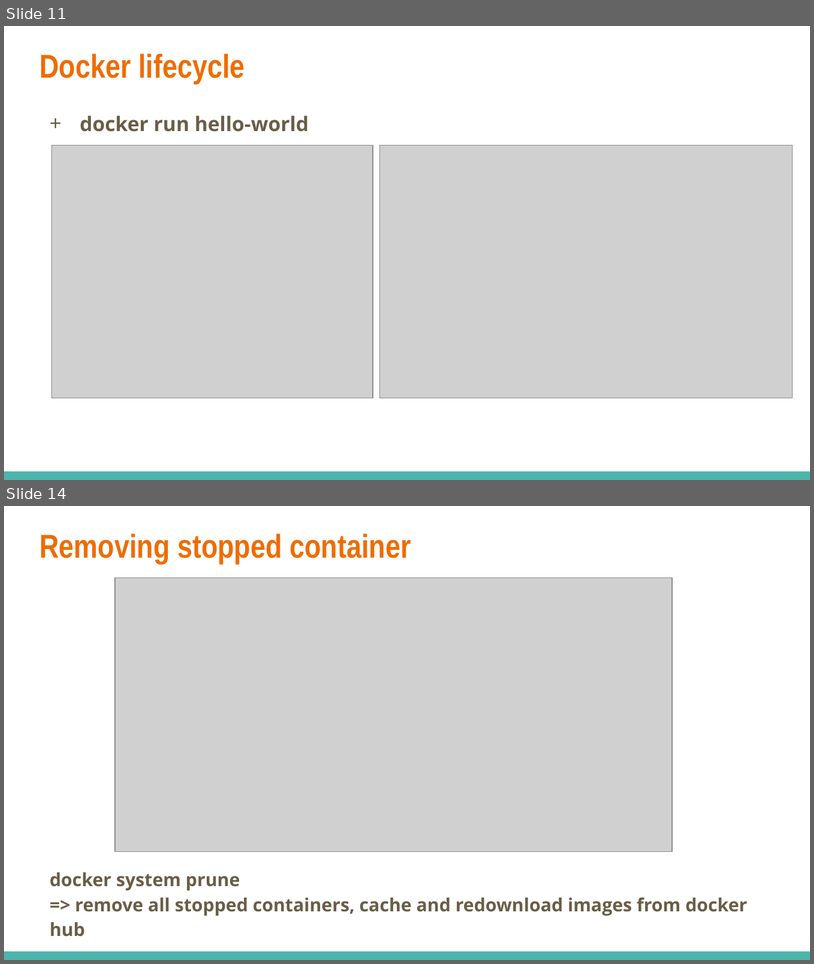
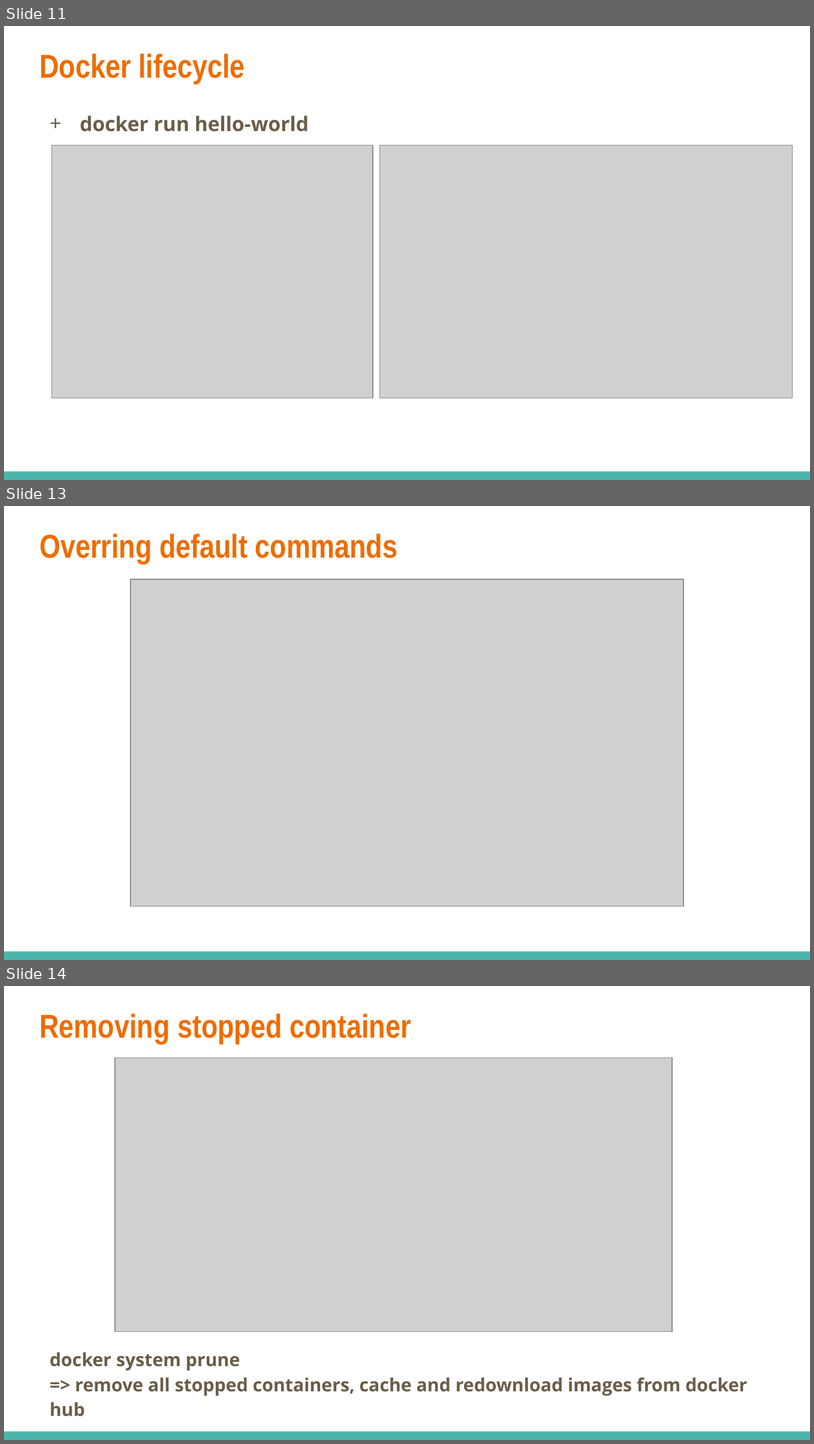
Before and after one commit to dinhhung09138/Learning-Example, a slide deck: docker/Docker - 02 - Manipulating Containers.pptx. Shown one above the other, each under a label of ours: slides 11 and 14 before the commit, slides 11, 13 and 14 after it; the slides between them are not shown. The pictures are 814x964 and 814x1444 pixels, drawn with LibreOffice and Linux fonts; fonts in the diff are those of the drawing; grey boxes stand for pictures. Boxes give left, top, right and bottom in pixels: in the first picture for what was removed or moved away, otherwise in the second. Text is boxed around its words. In the diff, an @@ line names an element or a change of style, - is before the commit and + after.

```diff
--- a/docker/Docker - 02 - Manipulating Containers.pptx
+++ b/docker/Docker - 02 - Manipulating Containers.pptx
@@ slide 13 added at bbox=[4, 506, 810, 960], background #FFFFFF; not listed: 1 template element that a slide beside it also shows @@
@@ title added at bbox=[39, 534, 398, 564], 29.4 pt, text #EF6C00, bold @@
+Overring default commands
@@ picture added at bbox=[131, 579, 684, 906] @@
```
Also in this commit, not shown: 10 slides changed, 2 slides removed.
